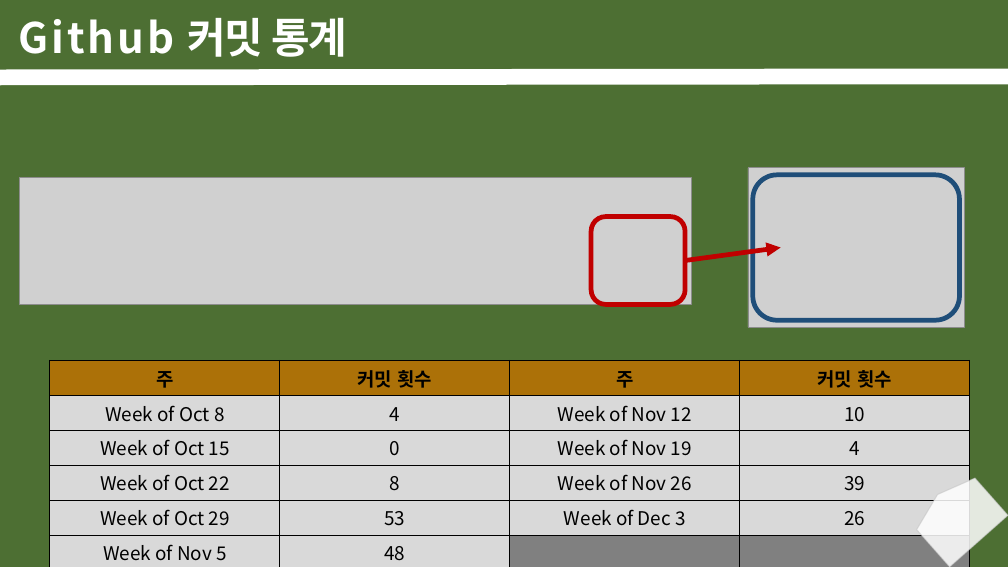
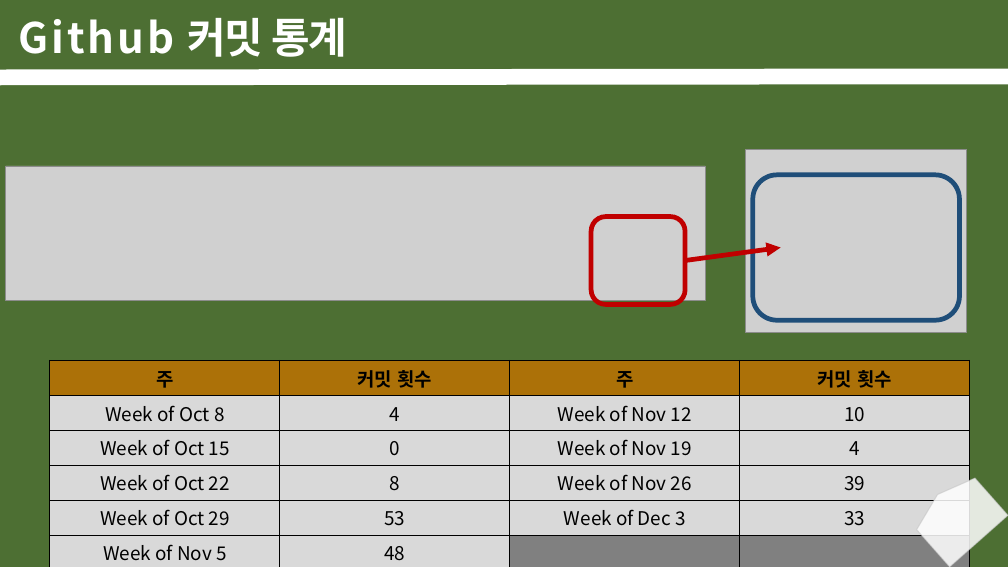
Before and after one commit to gahyun1129/2DGameProject, a slide deck: slide 3 of PPT/2DGP 3차 발표.pptx. Drawn at 1008x567 pixels with LibreOffice and Linux fonts; fonts in the diff are those of the drawing; grey boxes stand for pictures. Boxes give left, top, right and bottom in pixels: in the first picture for what was removed or moved away, otherwise in the second. Text is boxed around its words. In the diff, an @@ line names an element or a change of style, - is before the commit and + after.

```diff
--- a/PPT/2DGP 3차 발표.pptx
+++ b/PPT/2DGP 3차 발표.pptx
@@ picture: place and size @@
-picture at [20,177,691,304]
+picture at [5,166,706,300]
@@ picture: place and size @@
-picture at [748,168,964,327]
+picture at [746,150,967,333]
@@ table at [50,361,969,565] @@
-row 5, column 4: 26
+row 5, column 4: 33
```
Also in this commit, not shown: 1 other file.
